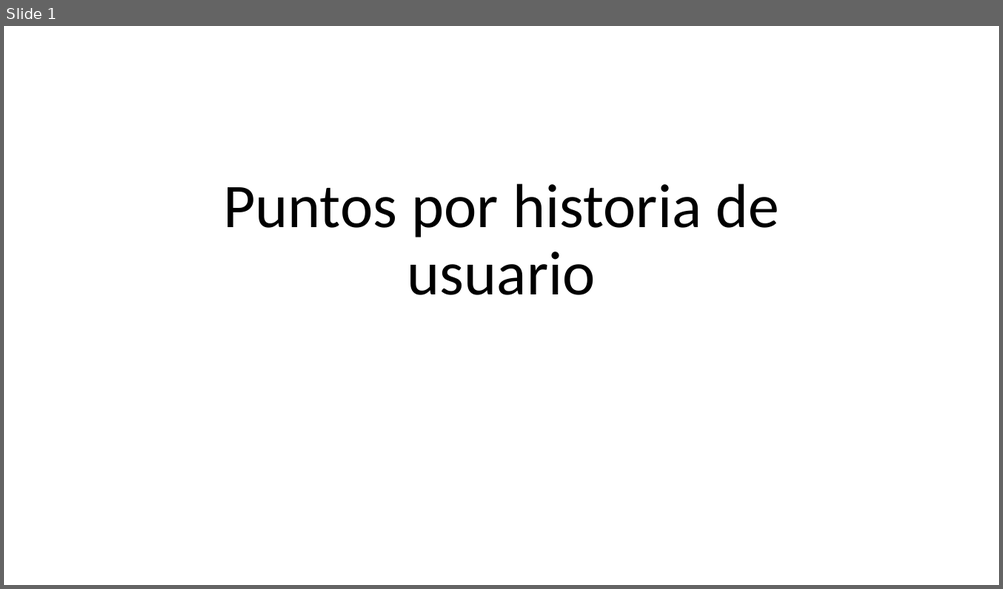
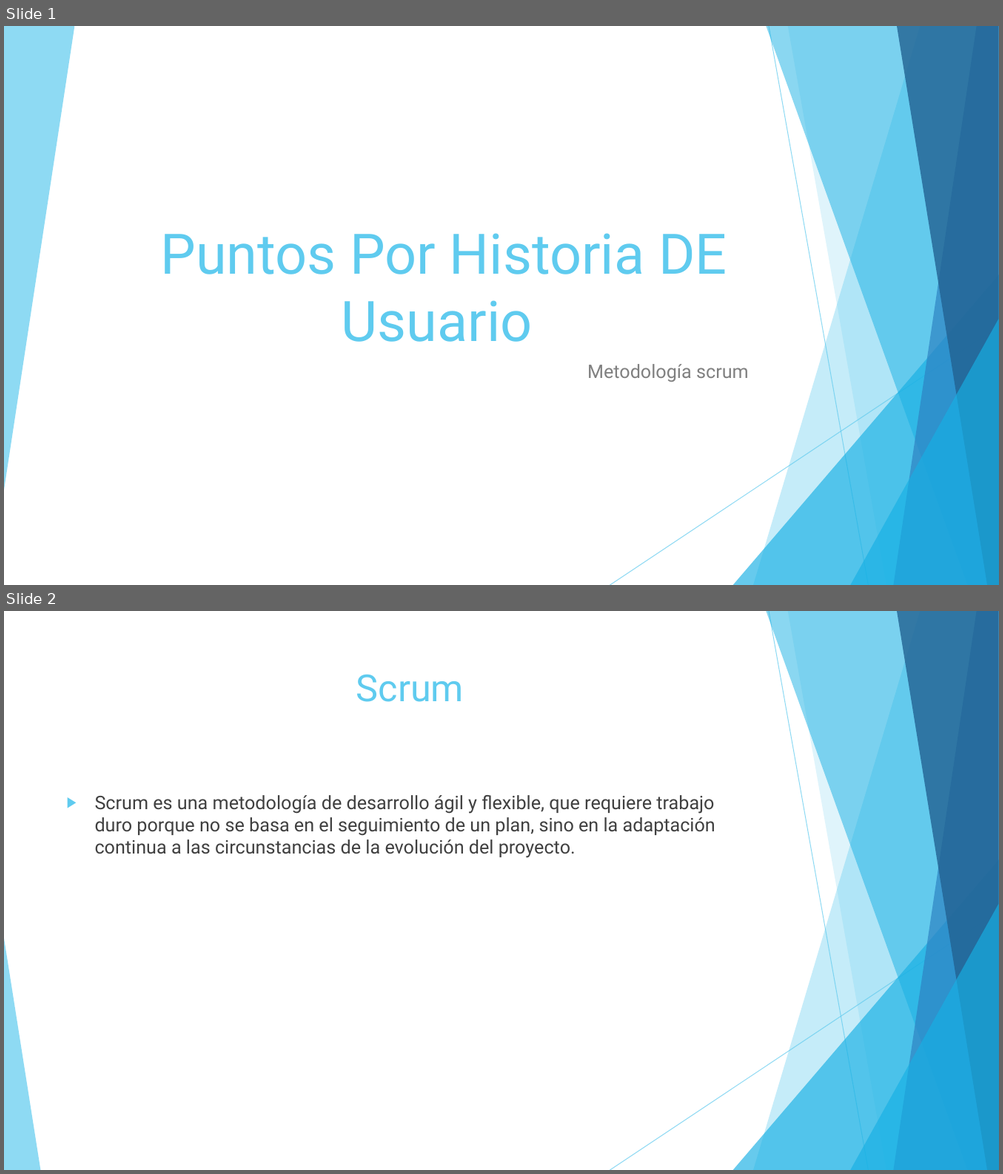
Before and after one commit to JulianAguilar/Equipo6AdminProy, a slide deck: Puntos por historia de usuario.pptx. Shown one above the other, each under a label of ours: slide 1 before the commit, slides 1 and 2 after it. The pictures are 1003x589 and 1003x1174 pixels, drawn with LibreOffice and Linux fonts; fonts in the diff are those of the drawing. Boxes give left, top, right and bottom in pixels: in the first picture for what was removed or moved away, otherwise in the second. Text is boxed around its words. In the diff, an @@ line names an element or a change of style, - is before the commit and + after.

```diff
--- a/Puntos por historia de usuario.pptx
+++ b/Puntos por historia de usuario.pptx
@@ slide 2 added at (4,611,999,1170), background #FFFFFF; not listed: 9 template elements that a slide beside it also shows @@
@@ title added at (356,674,464,702), 36 pt, text #5FCBEF @@
+Scrum
@@ text added at (95,795,715,858), 18 pt, text #404040 @@
+▶ Scrum es una metodología de desarrollo ágil y flexible, que requiere trabajo duro porque no se basa en el seguimiento de un plan, sino en la adaptación continua a las circunstancias de la evolución del proyecto.
@@ triangle added at (4,939,40,1170), fill #5FCBEF at 70% opacity @@
@@ slide 1 changed as well @@
@@ title at (160,233,727,342): text changed; size 60 to 54 pt; font Calibri to Roboto; text colour #000000 to #5FCBEF @@
-Puntos por historia de usuario
+Puntos Por Historia DE Usuario
@@ group added at (4,26,999,585): 6 freeform shapes, 2 lines, 2 triangles @@
@@ subtitle added at (587,364,748,382), 18 pt, text #808080 @@
+Metodología scrum
```
Also in this commit, not shown: 2 other slides added, 15 slides removed.
